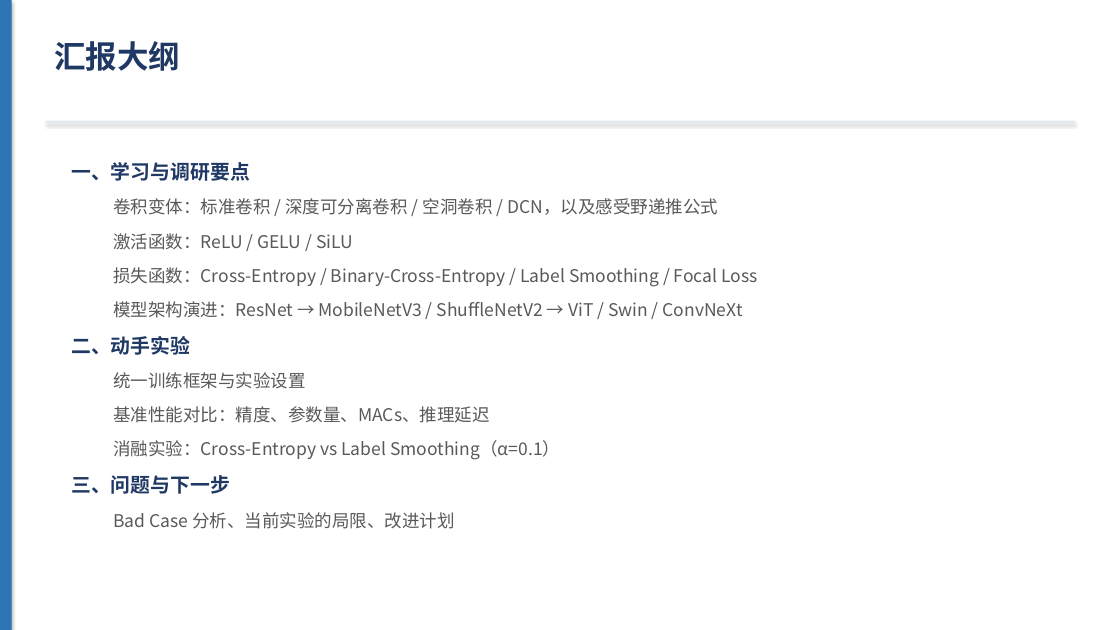
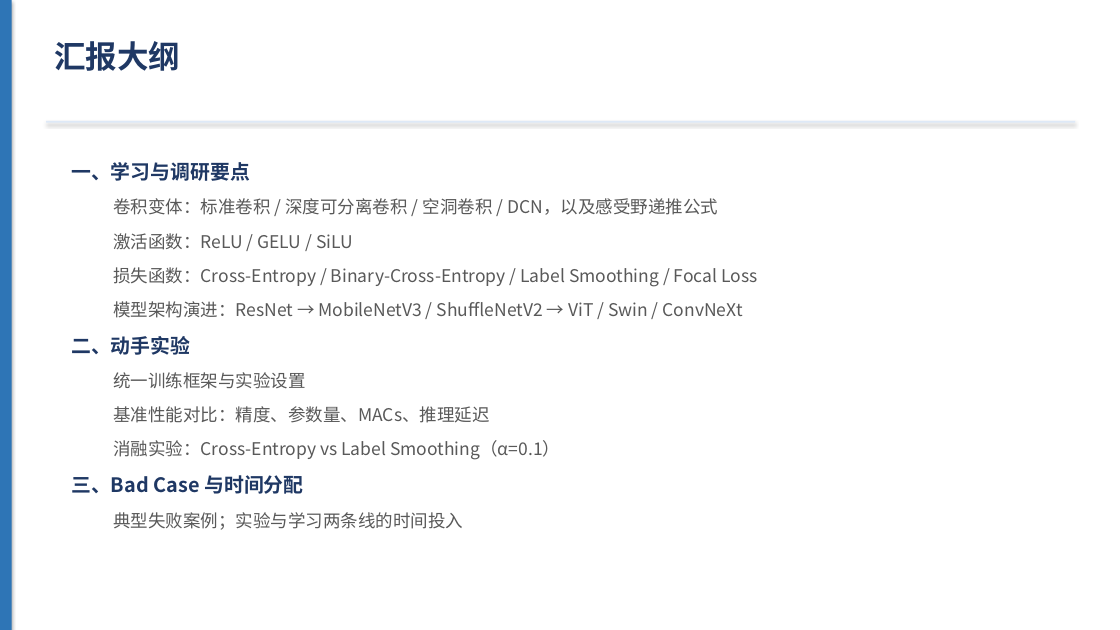
Before and after one commit to adddd392/study0, a slide deck: slide 2 of docs/第一周汇报.pptx. Drawn at 1120x630 pixels with LibreOffice and Linux fonts; fonts in the diff are those of the drawing. Boxes give left, top, right and bottom in pixels: in the first picture for what was removed or moved away, otherwise in the second. Text is boxed around its words. In the diff, an @@ line names an element or a change of style, - is before the commit and + after.

```diff
--- a/docs/第一周汇报.pptx
+++ b/docs/第一周汇报.pptx
@@ text at (x1=71, y1=475, x2=463, y2=530): text changed @@
-三、问题与下一步
-  Bad Case 分析、当前实验的局限、改进计划
+三、Bad Case 与时间分配
+  典型失败案例；实验与学习两条线的时间投入
```
Also in this commit, not shown: 1 slide added, 1 slide removed, 1 other file.
